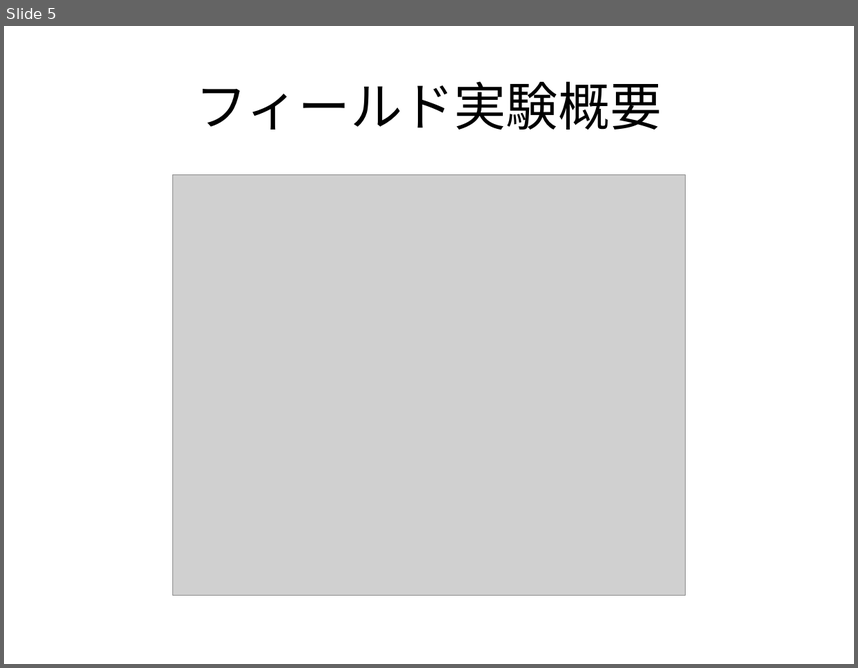
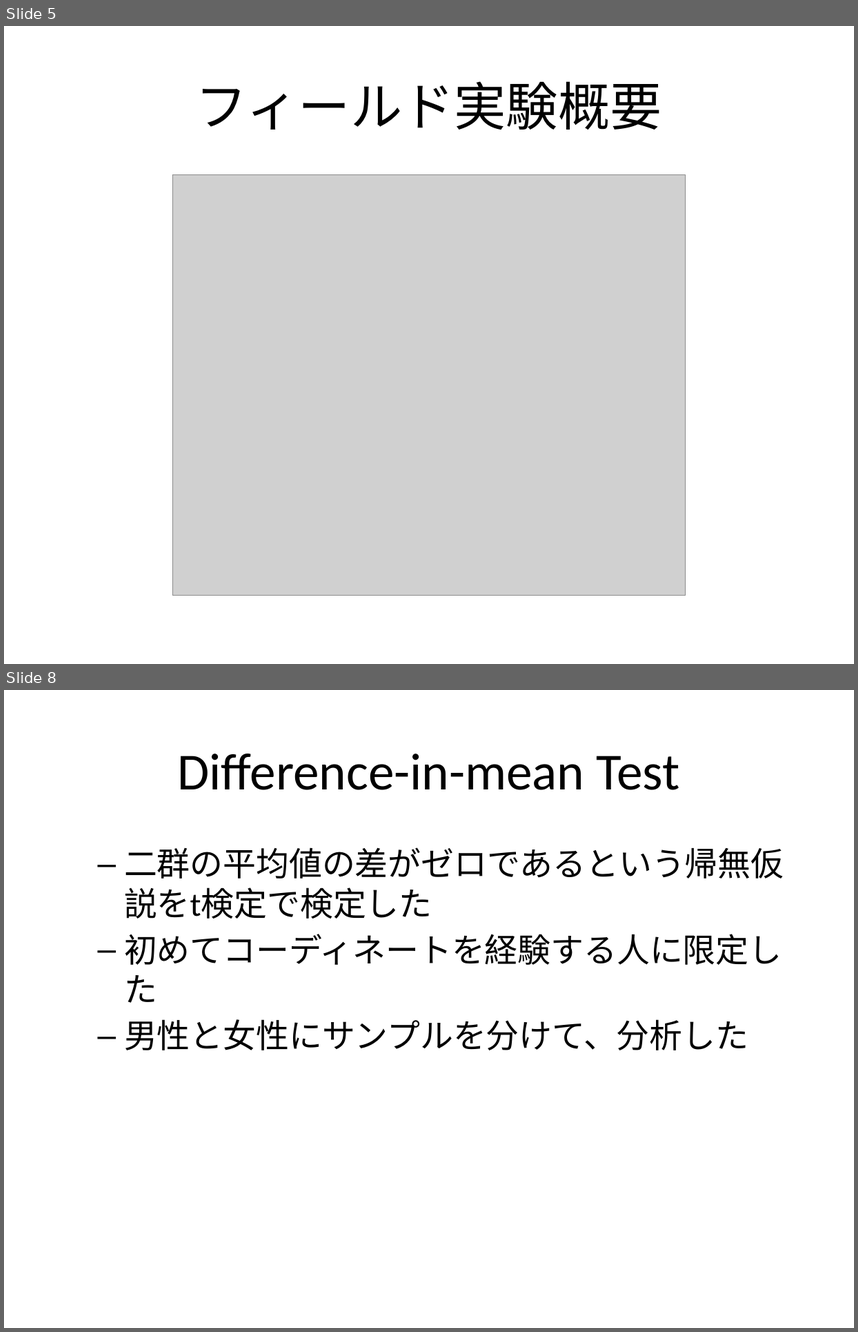
Before and after one commit to JMDP-behavioral-economics/RCT-Nudge, a slide deck: docs/pptx/report.pptx. Shown one above the other, each under a label of ours: slide 5 before the commit, slides 5 and 8 after it; the slides between them are not shown. The pictures are 858x668 and 858x1332 pixels, drawn with LibreOffice and Linux fonts; fonts in the diff are those of the drawing; grey boxes stand for pictures. Boxes give left, top, right and bottom in pixels: in the first picture for what was removed or moved away, otherwise in the second. Text is boxed around its words. In the diff, an @@ line names an element or a change of style, - is before the commit and + after.

Commit message:
add slides about results of t-test - #7

```diff
--- a/docs/pptx/report.pptx
+++ b/docs/pptx/report.pptx
@@ slide 8 added at box(4, 690, 854, 1328), background #FFFFFF @@
@@ title added at box(177, 753, 680, 790), 44 pt, text #000000 @@
+Difference-in-mean Test
@@ text added at box(124, 847, 784, 1050), 28 pt, text #000000 @@
+  – 二群の平均値の差がゼロであるという帰無仮説をt検定で検定した
+  – 初めてコーディネートを経験する人に限定した
+  – 男性と女性にサンプルを分けて、分析した
```
Also in this commit, not shown: 4 slides changed, 4 other slides added, 2 other files.
